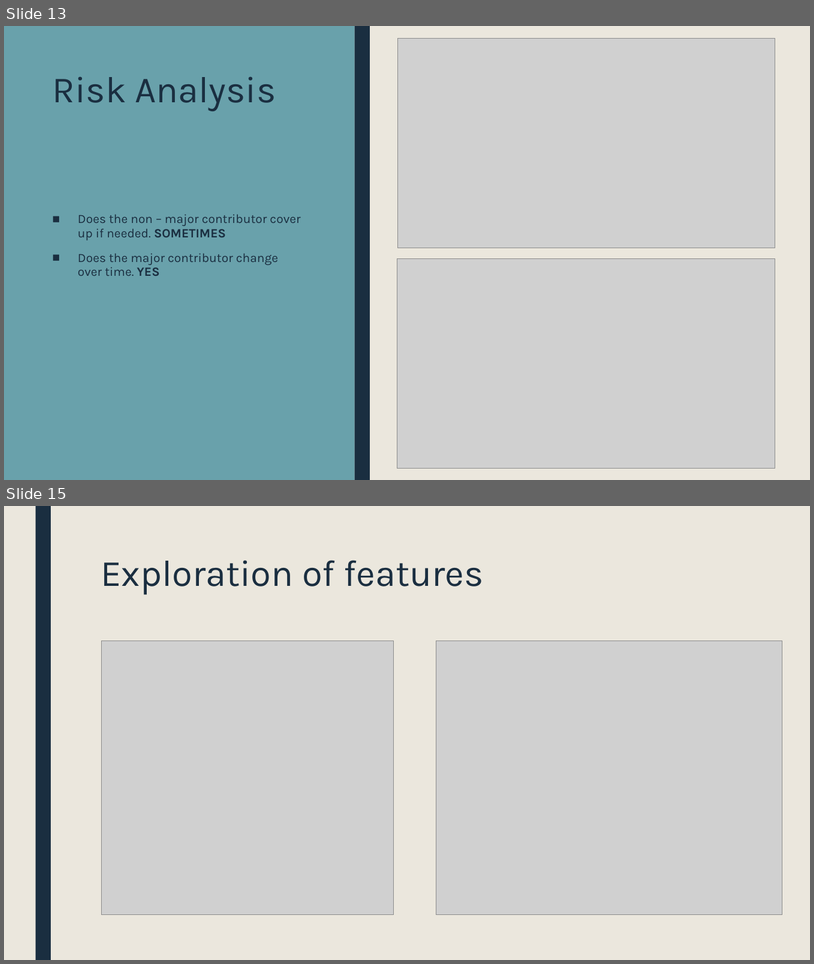
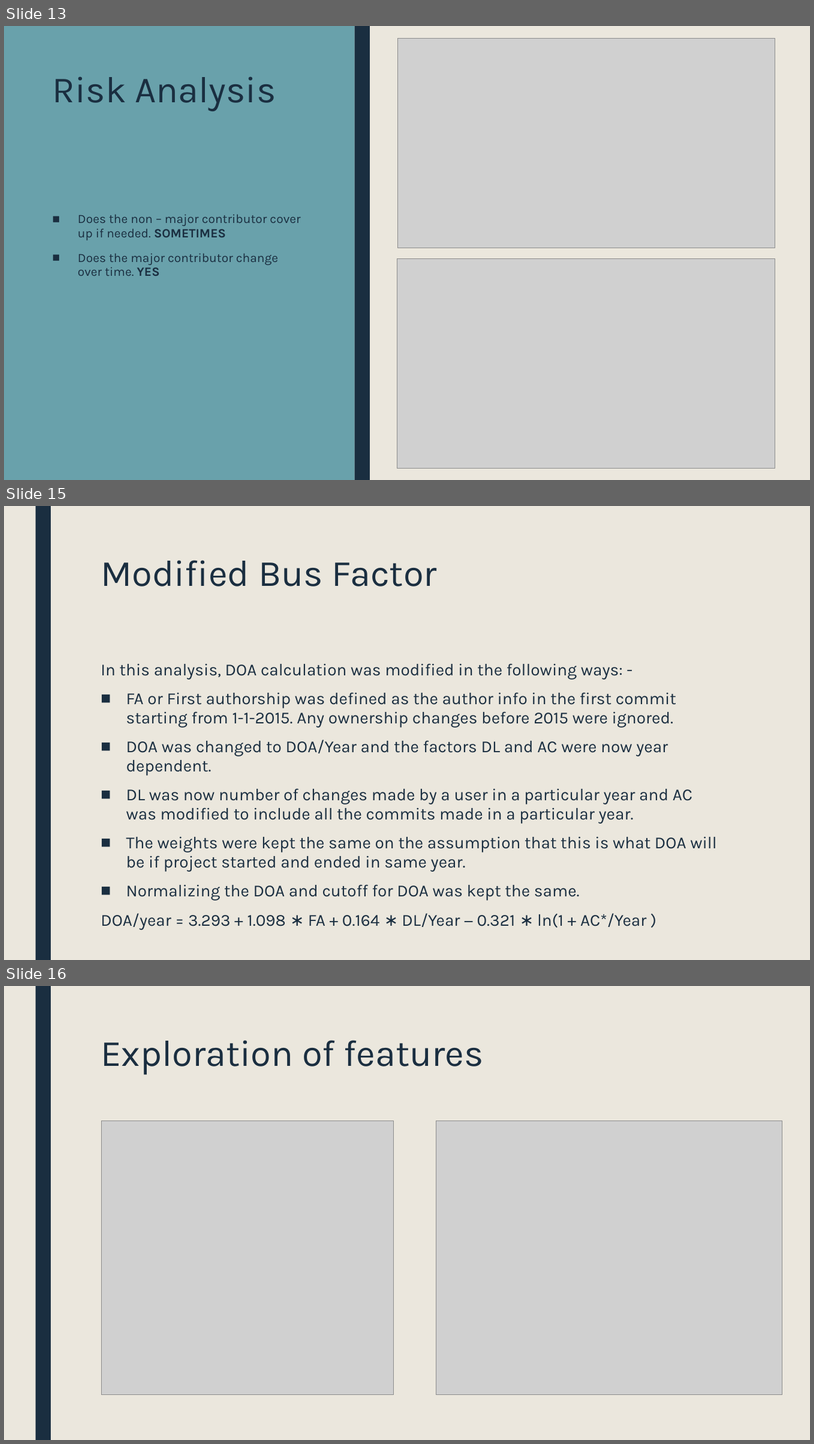
Before and after one commit to Noul-Singla/BUSFACTOR_RISK_ANALYSIS, a slide deck: DS 6050 Noul Singla.pptx. Shown one above the other, each under a label of ours: slides 13 and 15 before the commit, slides 13, 15 and 16 after it; the slides between them are not shown. The pictures are 814x964 and 814x1444 pixels, drawn with LibreOffice and Linux fonts; fonts in the diff are those of the drawing; grey boxes stand for pictures. Boxes give left, top, right and bottom in pixels: in the first picture for what was removed or moved away, otherwise in the second. Text is boxed around its words. In the diff, an @@ line names an element or a change of style, - is before the commit and + after.

```diff
--- a/DS 6050 Noul Singla.pptx
+++ b/DS 6050 Noul Singla.pptx
@@ slide 15 added at (4,506,810,960), background #EBE7DD; not listed: 1 template element that a slide beside it also shows @@
@@ title added at (101,560,437,586), 44 pt, text #1A2E40 @@
+Modified Bus Factor
@@ text added at (101,663,717,930), 20 pt, text #1A2E40 @@
+In this analysis, DOA calculation was modified in the following ways: -
+■ FA or First authorship was defined as the author info in the first commit starting from 1-1-2015. Any ownership changes before 2015 were ignored.
+■ DOA was changed to DOA/Year and the factors DL and AC were now year dependent.
+■ DL was now number of changes made by a user in a particular year and AC was modified to include all the commits made in a particular year.
+■ The weights were kept the same on the assumption that this is what DOA will be if project started and ended in same year.
+■ Normalizing the DOA and cutoff for DOA was kept the same.
+DOA/year = 3.293 + 1.098 ∗ FA + 0.164 ∗ DL/Year − 0.321 ∗ ln(1 + AC*/Year )
@@ what was slide 15 is now slide 16 @@
```
Also in this commit, not shown: 1 slide changed.
